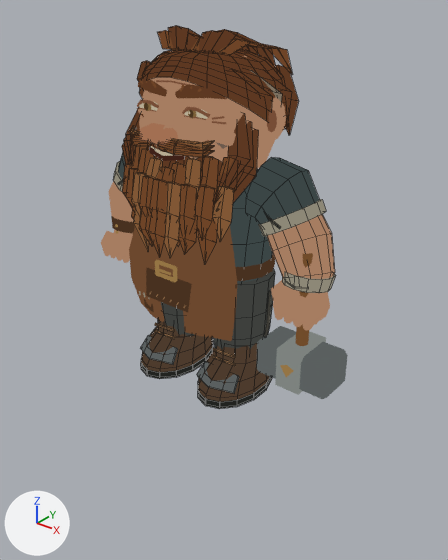
The Blender file Art/Blender/StoryCharacters/Blacksmith/model.blend, before and after one commit.
The view is the same before and after, from a camera (50 mm lens) standing at (2.081, -2.48, 2.17) and looking at (0.311, -0.268, 0.798). The axes (+X, +Y, +Z) are drawn at lower left. The lights are the same throughout. The first picture is the older version. Mesh edges are drawn as thin lines on the coarser meshes.

Script lines for the objects in view, before the commit:
```python
me_npc_smith_apron_leather = bpy.data.meshes.new('NPC_SMITH_APRON_LEATHER')
me_npc_smith_apron_leather.from_pydata(...)  # 432 vertices, 360 faces; spans x -0.381..0.383, y -0.374..0.255, z 0.425..1.297
# faces by material slot: [144, 112, 68, 12, 24]
me_npc_smith_apron_leather.materials.append(mat_mat_smith_leather)
me_npc_smith_apron_leather.materials.append(mat_mat_smith_leather_edge)
me_npc_smith_apron_leather.materials.append(mat_mat_smith_brass)
me_npc_smith_apron_leather.materials.append(mat_mat_smith_belt)
me_npc_smith_apron_leather.materials.append(mat_mat_smith_linen)
me_npc_smith_boot_r = bpy.data.meshes.new('NPC_SMITH_BOOT_R')
me_npc_smith_boot_r.from_pydata(...)  # 132 vertices, 97 faces; spans x 0.05..0.41, y -0.332..0.222, z 0.015..0.34
# faces by material slot: [58, 16, 7, 16]
me_npc_smith_boot_r.materials.append(mat_mat_smith_boot)
me_npc_smith_boot_r.materials.append(mat_mat_smith_sole)
me_npc_smith_boot_r.materials.append(mat_mat_smith_iron)
me_npc_smith_boot_r.materials.append(mat_mat_smith_leather_edge)
me_npc_smith_hand_l = bpy.data.meshes.new('NPC_SMITH_HAND_L')
me_npc_smith_hand_l.from_pydata(...)  # 304 vertices, 244 faces; spans x -0.707..-0.411, y -0.22..0.013, z 0.6..0.85
# faces by material slot: [212, 32]
me_npc_smith_hand_l.materials.append(mat_mat_smith_skin)
me_npc_smith_hand_l.materials.append(mat_mat_smith_skin_shade)
ob_npc_smith_apron_leather = bpy.data.objects.new('NPC_SMITH_APRON_LEATHER', me_npc_smith_apron_leather)
ob_npc_smith_apron_leather.location = (0.0, 0.0, 0.0)
ob_npc_smith_boot_r = bpy.data.objects.new('NPC_SMITH_BOOT_R', me_npc_smith_boot_r)
ob_npc_smith_boot_r.location = (0.0, 0.0, 0.0)
ob_npc_smith_hand_l = bpy.data.objects.new('NPC_SMITH_HAND_L', me_npc_smith_hand_l)
ob_npc_smith_hand_l.location = (0.0, 0.0, 0.0)
# also in view: 'NPC_SMITH_HEAD_FACE' at (-0.011, -0.072, 1.562); 'NPC_SMITH_HAIR_UNKEMPT' at (0.0, 0.037, 1.696); 'NPC_SMITH_ARM_L' at (-0.572, -0.022, 0.976); 'NPC_SMITH_FORGING_HAMMER' at (0.7, -0.126, 0.643); 'NPC_SMITH_ARM_R' at (0.6, -0.016, 0.976)
```
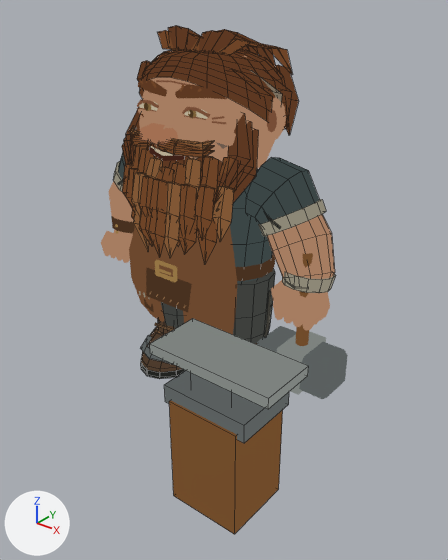
Boxes (x1, y1, x2, y2) around the edits, measured in the pictures (448 x 560 px):
'NPC_SMITH_WORK_ANVIL', added
    after: (150, 319, 308, 534)
    faces in mat_mat_smith_wood: (169, 400, 283, 534)
    faces in mat_mat_smith_iron_edge: (150, 319, 308, 409)
    faces in mat_mat_smith_iron: (164, 371, 289, 443)
'NPC_SMITH_BOOT_R', unchanged, covered by the edit
    before: (197, 343, 272, 409)
'NPC_SMITH_BOOT_L', unchanged, covered by the edit
    before: (140, 320, 213, 379)
    after: (140, 320, 186, 379)

What changed in the scene script:
```text
Add me_npc_smith_work_anvil:
    me_npc_smith_work_anvil.from_pydata(...)  # a box spanning x 0.54..0.9, y -0.93..-0.59, z 0.0..0.54, material slot 0; a box spanning x 0.505..0.935, y -0.92..-0.6, z 0.515..0.605, material slot 1; a box spanning x 0.61..0.83, y -0.865..-0.655, z 0.575..0.725, material slot 1; a box spanning x 0.41..1.03, y -0.9..-0.62, z 0.715..0.765, material slot 2
    me_npc_smith_work_anvil.materials.append(mat_mat_smith_wood)
    me_npc_smith_work_anvil.materials.append(mat_mat_smith_iron)
    me_npc_smith_work_anvil.materials.append(mat_mat_smith_iron_edge)
Add ob_npc_smith_work_anvil:
    ob_npc_smith_work_anvil = bpy.data.objects.new('NPC_SMITH_WORK_ANVIL', me_npc_smith_work_anvil)
    ob_npc_smith_work_anvil.location = (0.0, 0.0, 0.0)
```
